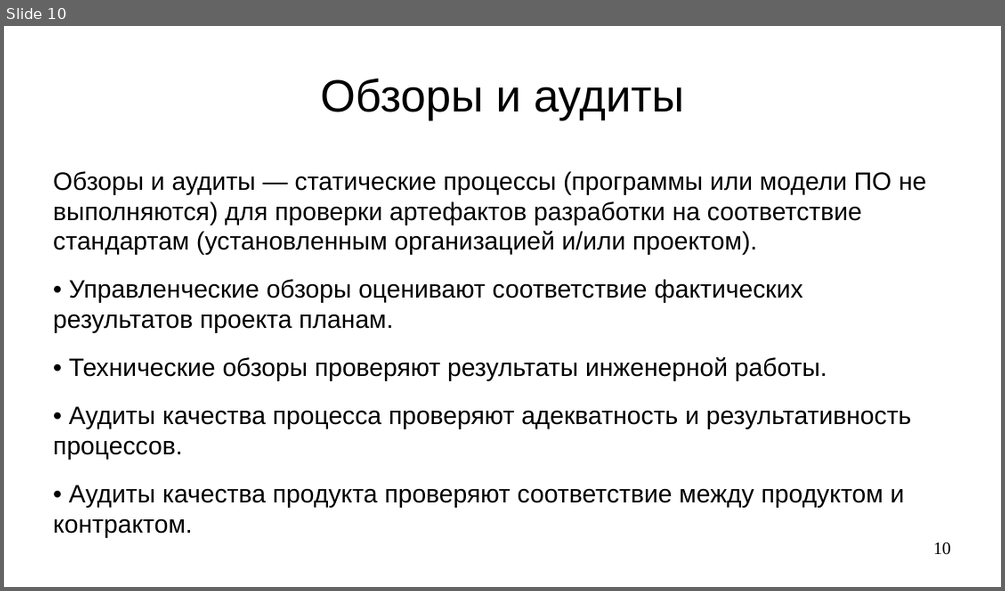
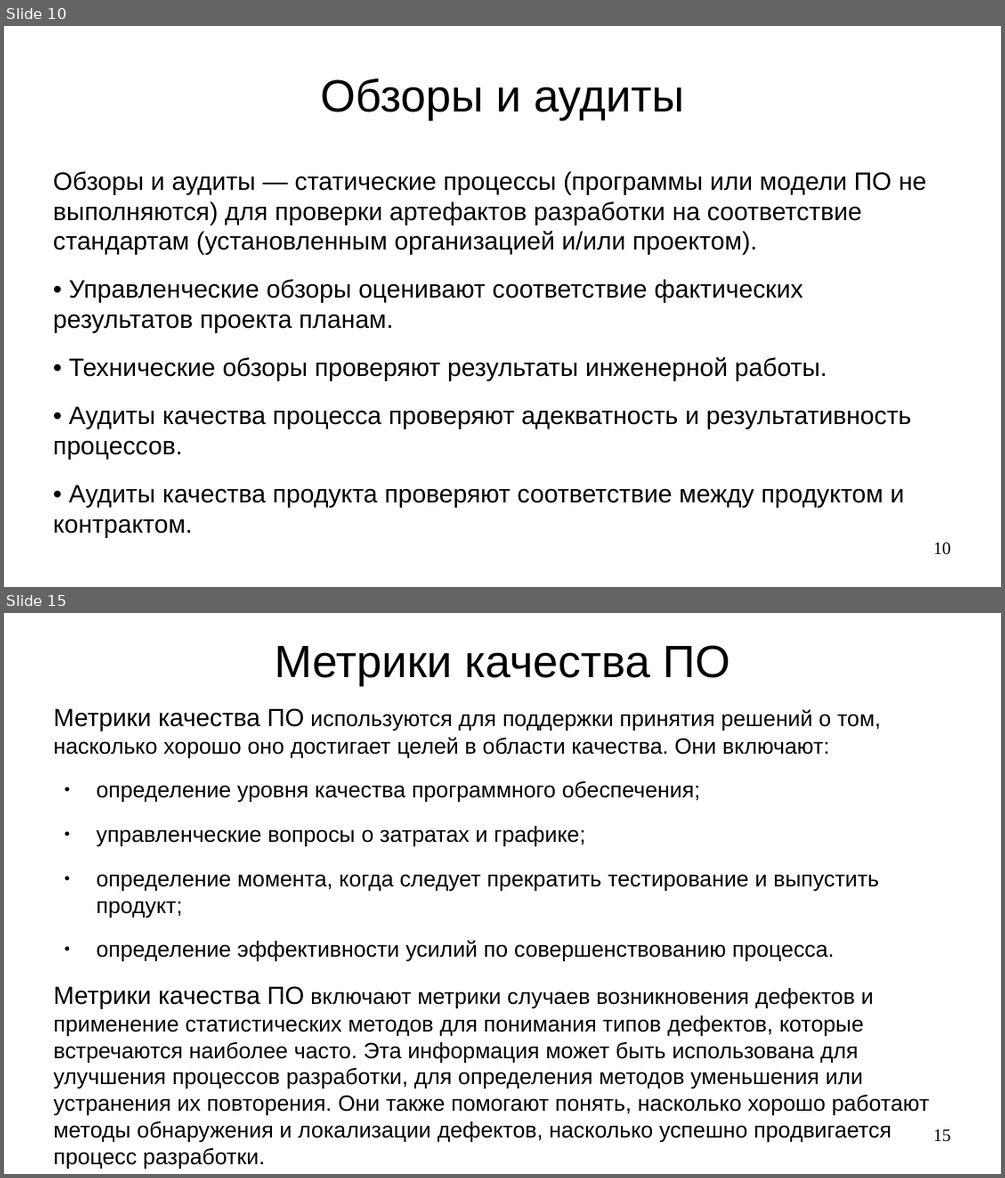
Before and after one commit to steelcraft/stud-lab, a slide deck: Лекции/CASWE01#L5.odp. Shown one above the other, each under a label of ours: slide 10 before the commit, slides 10 and 15 after it; the slides between them are not shown. The pictures are 1005x591 and 1005x1178 pixels, drawn with LibreOffice and Linux fonts; fonts in the diff are those of the drawing. Boxes give left, top, right and bottom in pixels: in the first picture for what was removed or moved away, otherwise in the second. Text is boxed around its words. In the diff, an @@ line names an element or a change of style, - is before the commit and + after.

Commit message:
Добавлен раздел "Практические вопросы"

```diff
--- a/Лекции/CASWE01#L5.odp
+++ b/Лекции/CASWE01#L5.odp
@@ slide 15 added at (4, 613, 1001, 1174), background #FFFFFF @@
@@ title added at (275, 645, 730, 687), 36 pt, text #000000 @@
+Метрики качества ПО
@@ text added at (54, 708, 930, 1142), 17.6 pt, text #000000 @@
+Метрики качества ПО используются для поддержки принятия решений о том, насколько хорошо оно достигает целей в области качества. Они включают:
+● определение уровня качества программного обеспечения;
+● управленческие вопросы о затратах и графике;
+● определение момента, когда следует прекратить тестирование и выпустить продукт;
+● определение эффективности усилий по совершенствованию процесса.
+Метрики качества ПО включают метрики случаев возникновения дефектов и применение статистических методов для понимания типов дефектов, которые встречаются наиболее часто. Эта информация может быть использована для улучшения процессов разработки, для определения методов уменьшения или устранения их повторения. Они также помогают понять, насколько хорошо работают методы обнаружения и локализации дефектов, насколько успешно продвигается процесс разработки.
+Показатели количества дефектов позволяют определить, когда продукт готов к поставке.
@@ page number added at (933, 1129, 951, 1142), 14 pt, text #000000 @@
+15
```
Also in this commit, not shown: 4 other slides added.
